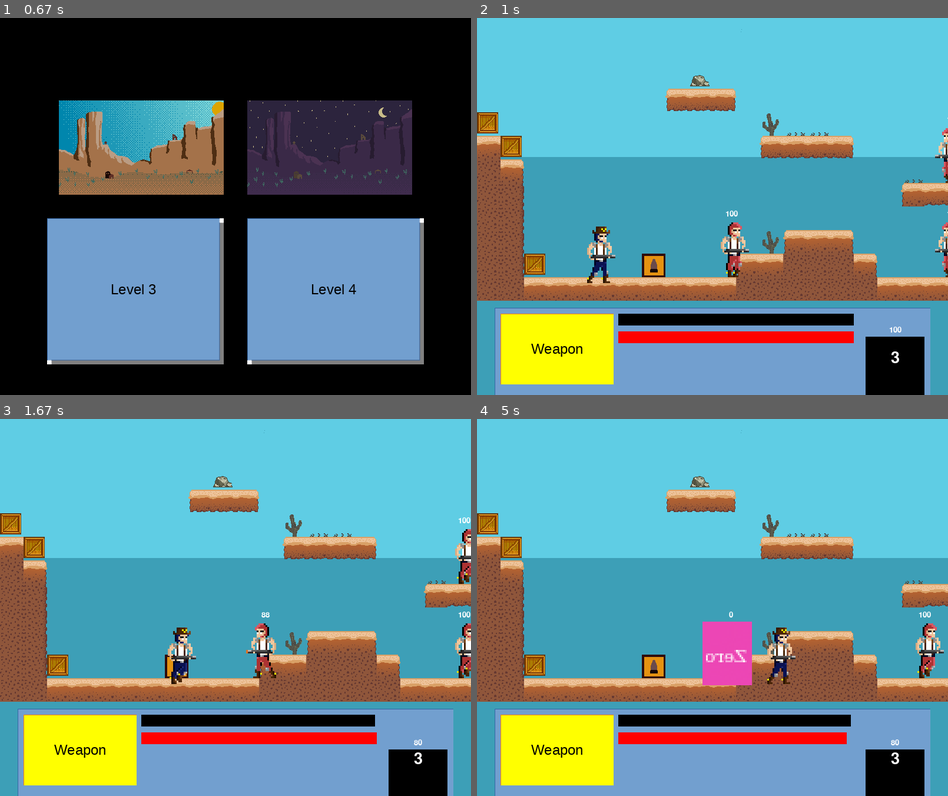
Above: before the commit, frames 1-4 (two rows, left to right).
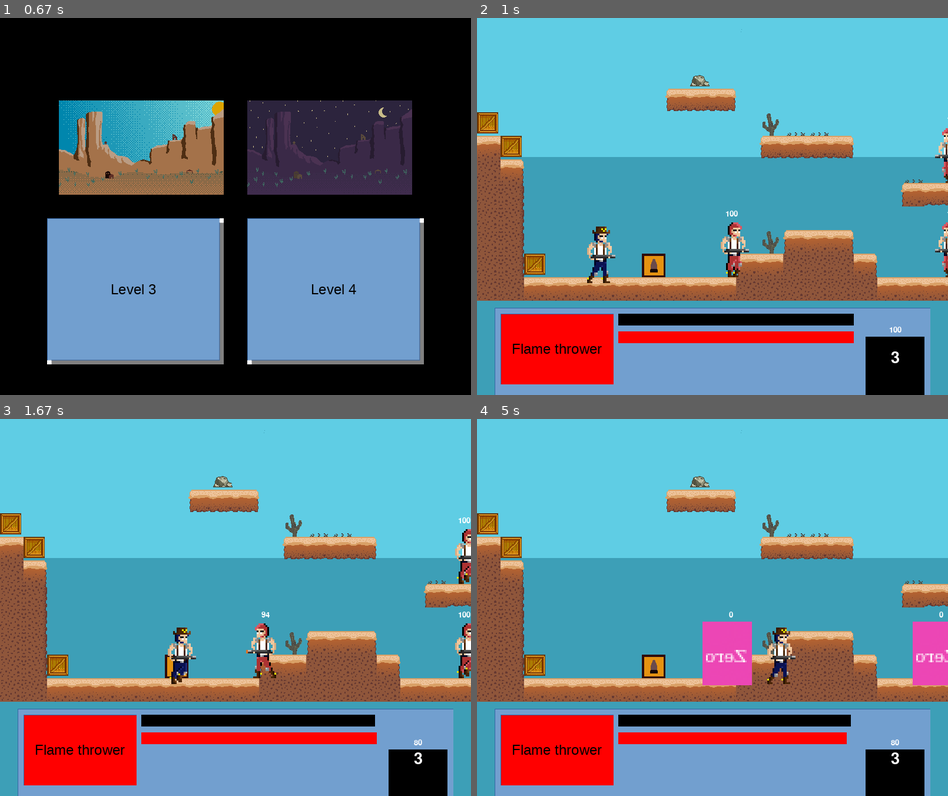
Above: after the commit, the same moments.

Repository: DevsInTheShed/pyGameJam2021
Game: pygame game, started from main.py
The game is run twice, just before and just after one commit, with the same random seed, the same clock (stepped at 60 frames per second) and the same inputs.
Inputs (mouse positions are in pixels of both pictures, inside the frame that each line leads up to):
- Up to frame 1 (0.67 s): click (235, 217) at 0.38 s
- Up to frame 2 (1 s): click (811, 289) at 0.72 s
- Up to frame 3 (1.67 s): tap Space at 1, 1.4 s; hold Right from 1.33 s (still down)
- Up to frame 4 (5 s): tap Space at 1.7, 1.9, 2.23, 2.53, 2.73, 3.03, 3.3, 3.6, 3.73, 4.13, 4.43, 4.8 s; release Right at 1.8 s; hold Up 1.83-2.13 s; tap Shift at 1.98, 3.38, 4.88 s; hold Right 2.17-2.63 s; tap V at 2.32, 3.82 s; hold Left 2.67-3.2 s; hold Left 3.23-3.63 s; hold Up 3.67-4.03 s; hold Right 4.07-4.7 s; hold Left from 4.73 s (still down)

Frame 1 is identical in both runs. In frame 2, 4.5% of the frame differs, in the area x 5-29%, y 78-98%; in frame 3, 4.5%; in frame 4, 5.8%, in the area x 5-100%, y 51-98%.

Commit message:
fix placeholder images

Diff:
--- a/game/bullet.py
+++ b/game/bullet.py
@@ -19,10 +19,11 @@
 		if self.rect.right < SCREEN.left or self.rect.left > SCREEN.right:
 			self.kill()
 
-		if self.owner.direction == 1 and self.rect.x >= (self.owner.rect.x + 200):
-			self.kill()
-		if self.owner.direction == -1 and self.rect.x <= (self.owner.rect.x - 200):
-			self.kill()
+		if self.owner.currentWeapon == "flamethrower":
+			if self.owner.direction == 1 and self.rect.x >= (self.owner.rect.x + 200):
+				self.kill()
+			if self.owner.direction == -1 and self.rect.x <= (self.owner.rect.x - 200):
+				self.kill()
 
 		for enemy in self.owner.enemies:
 			if pygame.sprite.spritecollide(enemy, self.owner.bullet_group, False):
--- a/game/globals.py
+++ b/game/globals.py
@@ -1,5 +1,6 @@
 import os, pygame
 from pygame import transform
+from pygame.constants import FULLSCREEN
 
 pygame.font.init()
 
Binary file changed: assets/sprites/icons/flame.png
Binary file changed: assets/sprites/icons/flamethrower.png
Binary file changed: assets/sprites/icons/rocket.png
Binary file changed: assets/sprites/icons/shotgun.png
